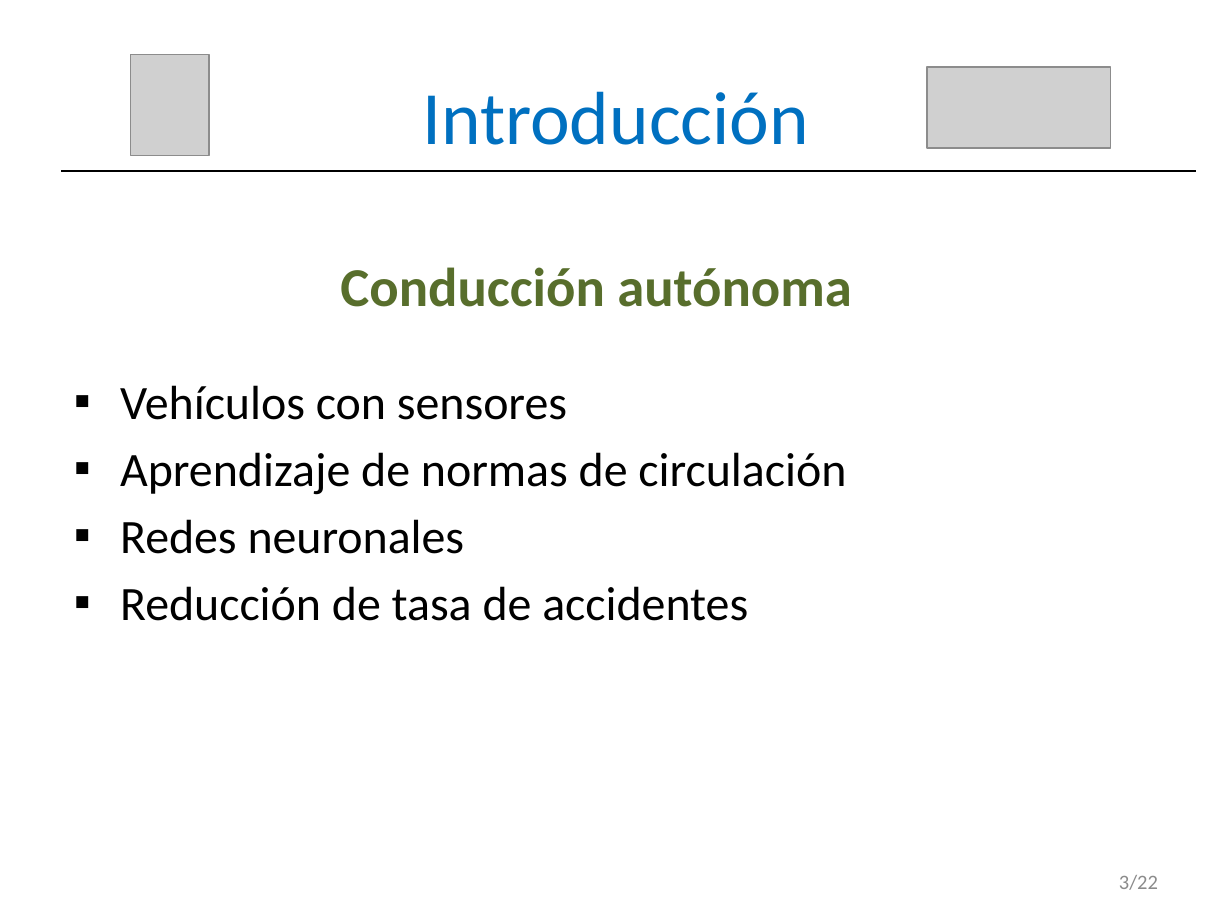
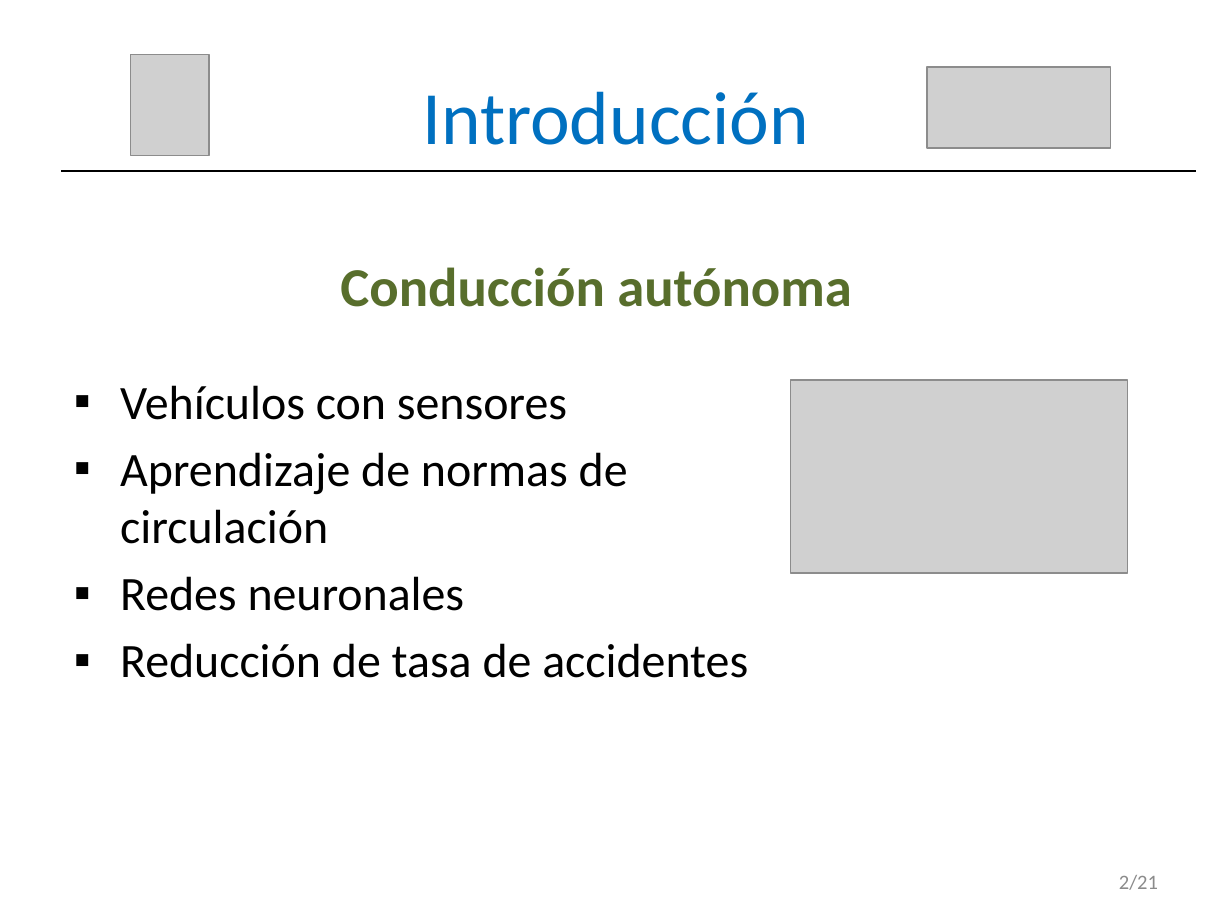
Before and after one commit to RoboticsLabURJC/2017-tfm-vanessa-fernandez, a slide deck: slide 3 of Memoria/Presentación.pptx (slide 4 before the commit). Drawn at 1232x924 pixels with LibreOffice and Linux fonts; fonts in the diff are those of the drawing; grey boxes stand for pictures. Boxes give left, top, right and bottom in pixels: in the first picture for what was removed or moved away, otherwise in the second. Text is boxed around its words. In the diff, an @@ line names an element or a change of style, - is before the commit and + after.

Commit message:
presentacion

```diff
--- a/Memoria/Presentación.pptx
+++ b/Memoria/Presentación.pptx
@@ text "Vehículos con sensores" rewrapped from box(120, 385, 846, 621) to box(120, 385, 748, 678) @@
@@ picture added at box(791, 379, 1129, 573) @@
@@ text at box(1119, 875, 1158, 890): text changed @@
-3/22
+2/21
```
Also in this commit, not shown: 20 other slides changed, 1 slide removed.
